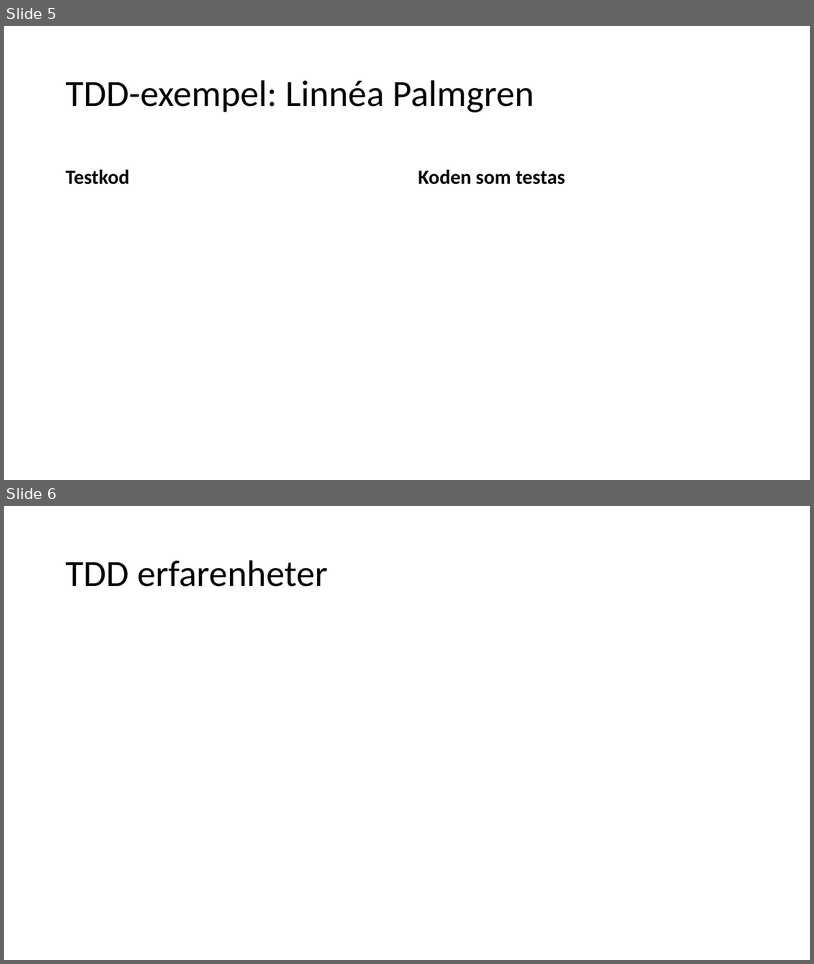
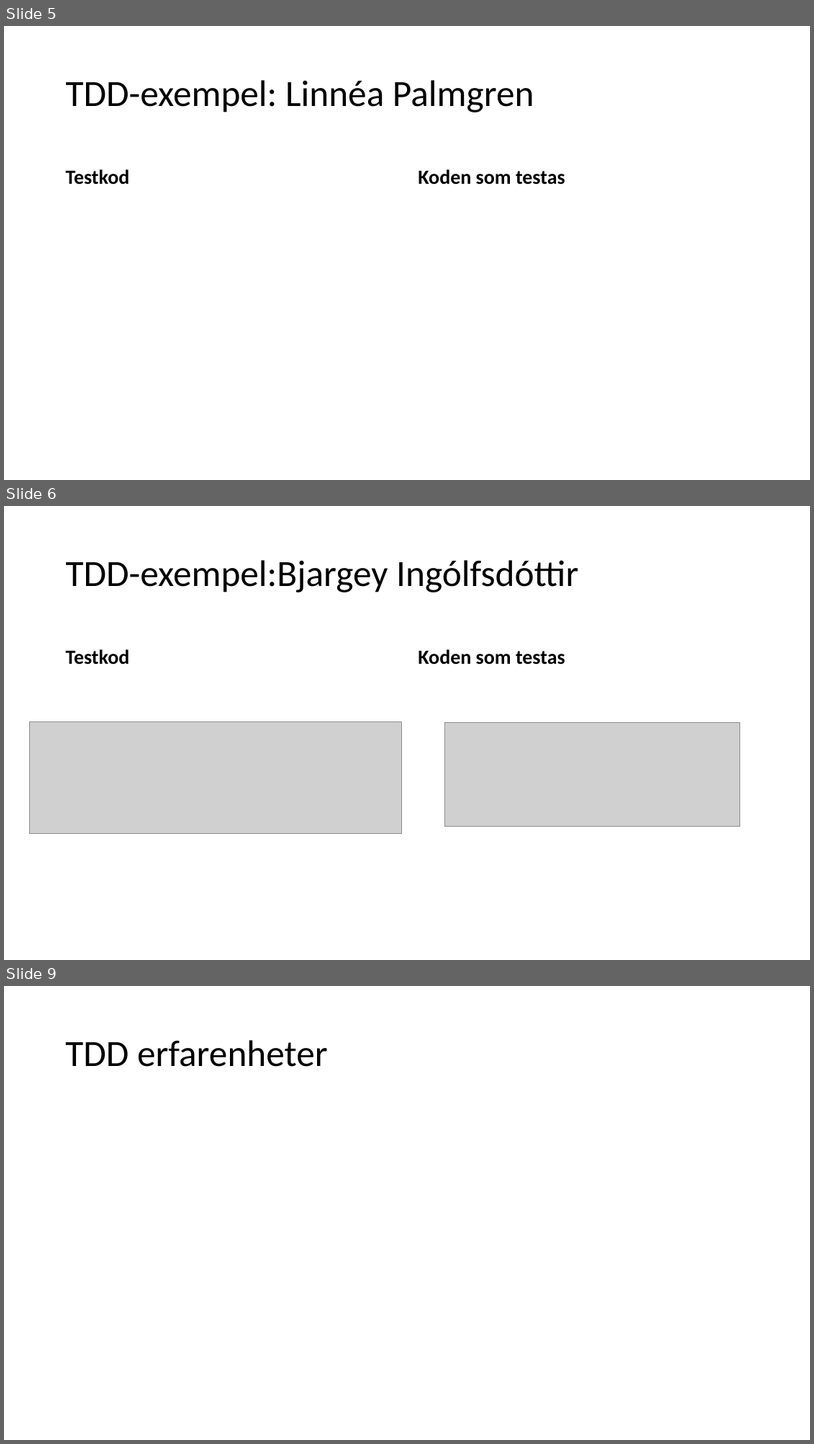
Before and after one commit to knopp10000/Inte_Roligt, a slide deck: slutredovisning.pptx. Shown one above the other, each under a label of ours: slides 5 and 6 before the commit, slides 5, 6 and 9 after it; the slides between them are not shown. The pictures are 814x964 and 814x1444 pixels, drawn with LibreOffice and Linux fonts; fonts in the diff are those of the drawing; grey boxes stand for pictures. Boxes give left, top, right and bottom in pixels: in the first picture for what was removed or moved away, otherwise in the second. Text is boxed around its words. In the diff, an @@ line names an element or a change of style, - is before the commit and + after.

Commit message:
added TTD for me #Bjargey

```diff
--- a/slutredovisning.pptx
+++ b/slutredovisning.pptx
@@ slide 6 added at [4, 506, 810, 960], background #FFFFFF @@
@@ title added at [66, 560, 579, 592], 44 pt, text #000000 @@
+TDD-exempel:Bjargey Ingólfsdóttir
@@ text added at [66, 649, 130, 664], 24 pt, text #000000, bold @@
+Testkod
@@ text added at [418, 649, 566, 664], 24 pt, text #000000, bold @@
+Koden som testas
@@ picture added at [29, 721, 402, 834] @@
@@ picture added at [445, 722, 741, 826] @@
@@ what was slide 6 is now slide 9 @@
```
Also in this commit, not shown: 1 slide changed, 2 other slides added.
